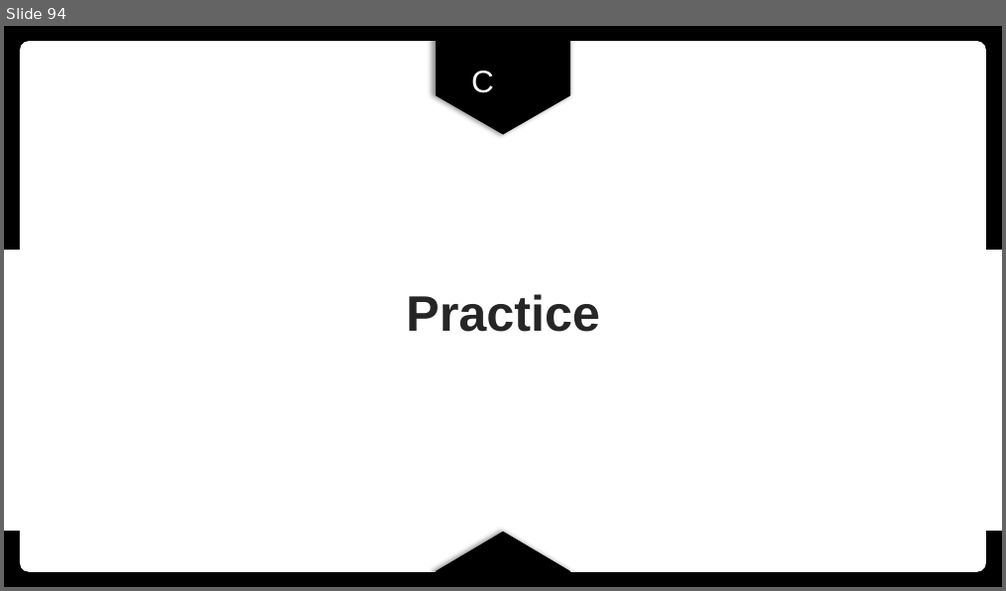
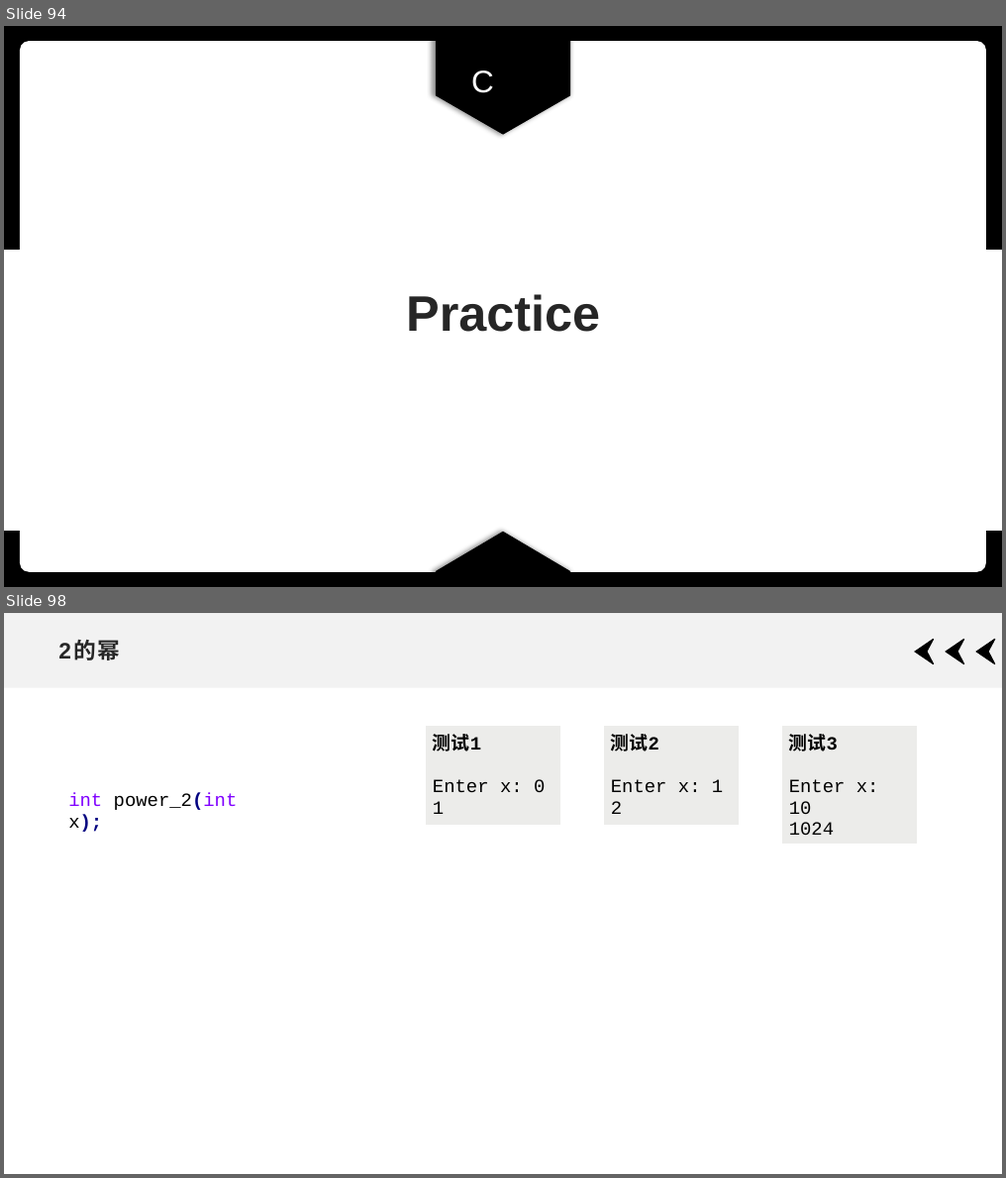
Before and after one commit to xdai02/C, a slide deck: slides/Chapter5.pptx. Shown one above the other, each under a label of ours: slide 94 before the commit, slides 94 and 98 after it; the slides between them are not shown. The pictures are 1006x591 and 1006x1178 pixels, drawn with LibreOffice and Linux fonts; fonts in the diff are those of the drawing; grey boxes stand for pictures. Boxes give left, top, right and bottom in pixels: in the first picture for what was removed or moved away, otherwise in the second. Text is boxed around its words. In the diff, an @@ line names an element or a change of style, - is before the commit and + after.

```diff
--- a/slides/Chapter5.pptx
+++ b/slides/Chapter5.pptx
@@ slide 98 added at box(4, 613, 1002, 1174), background #FFFFFF @@
@@ rectangle added at box(4, 613, 1002, 688), fill #F2F2F2 @@
@@ title added at box(58, 641, 120, 661), 21.6 pt, text #262626, bold @@
+2的幂
@@ freeform shape added at box(916, 639, 935, 664), fill #000000, outline #000000 1 pt @@
@@ freeform shape added at box(946, 639, 965, 664), fill #000000, outline #000000 1 pt @@
@@ freeform shape added at box(977, 639, 996, 664), fill #000000, outline #000000 1 pt @@
@@ table added at box(426, 725, 561, 827), 1 rows, 1 columns @@
+测试1 / Enter x: 0 / 1
@@ table added at box(604, 725, 740, 827), 1 rows, 1 columns @@
+测试2 / Enter x: 1 / 2
@@ table added at box(782, 725, 918, 839), 1 rows, 1 columns @@
+测试3 / Enter x: 10 / 1024
@@ text added at box(68, 793, 238, 832), 18 pt, text #000000 @@
+int power_2(int x);
```
Also in this commit, not shown: 4 other slides added, 2 slides removed, 6 other files.
